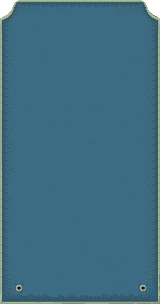
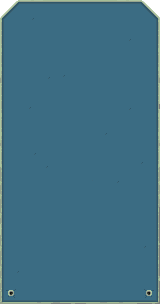
The second 160 x 304 image is a revision of the first. Changes to its layers:
added layer "Pasted Layer" above "Layer" over [14, 269, 25, 280]
painted on "Layer" over [0, 0, 160, 304]
